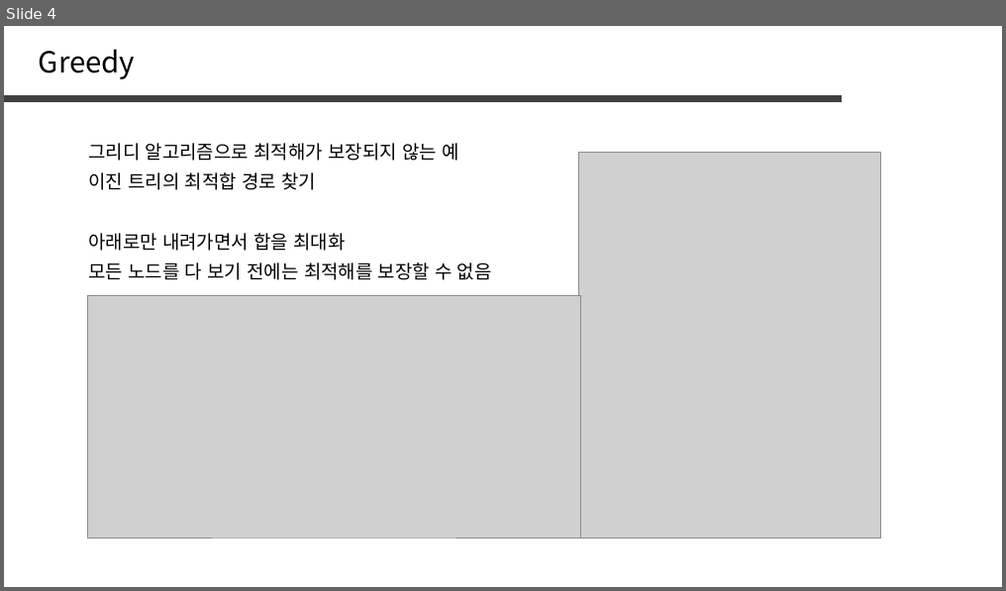
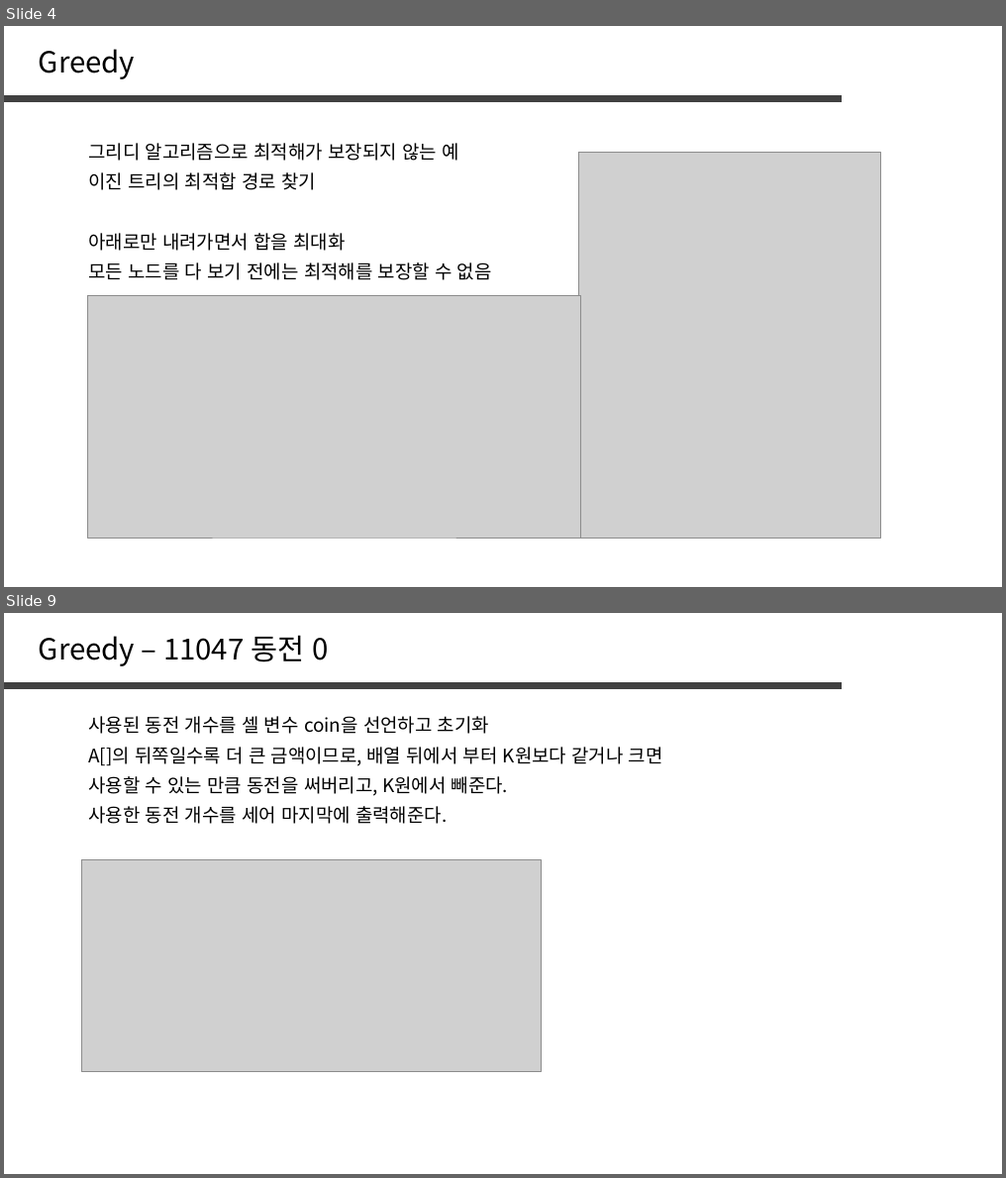
Before and after one commit to jaehoo1/PS-study, a slide deck: study/6_Greedy.pptx. Shown one above the other, each under a label of ours: slide 4 before the commit, slides 4 and 9 after it; the slides between them are not shown. The pictures are 1006x591 and 1006x1178 pixels, drawn with LibreOffice and Linux fonts; fonts in the diff are those of the drawing; grey boxes stand for pictures. Boxes give left, top, right and bottom in pixels: in the first picture for what was removed or moved away, otherwise in the second. Text is boxed around its words. In the diff, an @@ line names an element or a change of style, - is before the commit and + after.

```diff
--- a/study/6_Greedy.pptx
+++ b/study/6_Greedy.pptx
@@ slide 9 added at [4, 613, 1002, 1174], background #FFFFFF @@
@@ text added at [39, 635, 328, 666], 28 pt, text #000000 @@
+Greedy – 11047 동전 0
@@ line added from (4, 685) to (843, 685), #404040 6 pt @@
@@ text added at [88, 716, 489, 734], 18 pt, text #000000 @@
+사용된 동전 개수를 셀 변수 coin을 선언하고 초기화
@@ text added at [88, 747, 663, 766], 18 pt, text #000000 @@
+A[]의 뒤쪽일수록 더 큰 금액이므로, 배열 뒤에서 부터 K원보다 같거나 크면
@@ text added at [88, 776, 508, 796], 18 pt, text #000000 @@
+사용할 수 있는 만큼 동전을 써버리고, K원에서 빼준다.
@@ text added at [88, 806, 447, 824], 18 pt, text #000000 @@
+사용한 동전 개수를 세어 마지막에 출력해준다.
@@ picture added at [81, 861, 541, 1072] @@
```
Also in this commit, not shown: 3 slides changed, 9 other slides added, 11 slides removed.
